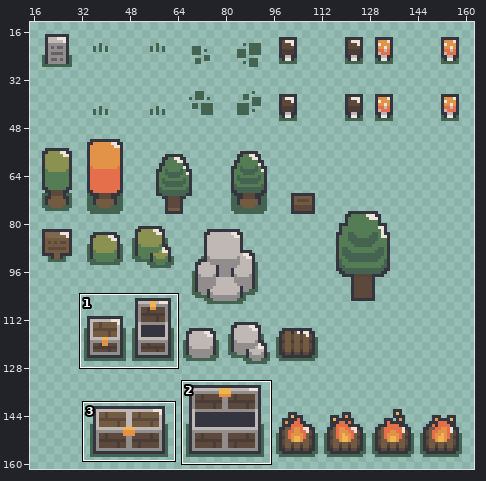
Sprite sheet: Assets/02.Sprites/Map/Forest/forestDecoration_0.png. Above: a wide view before the commit, with the close-up outlined.
Close-up. Before the commit:
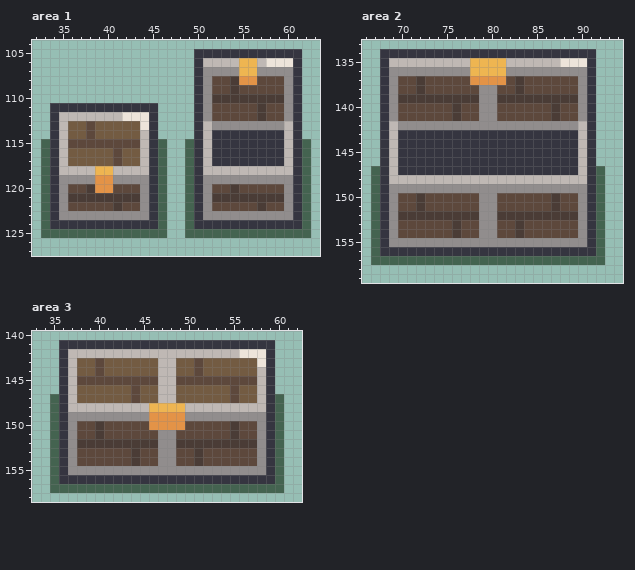
The file is 176x176 pixels. Colours within 5 levels of each other are drawn and written as one. Shown: area 1: x 32..63, y 104..127; area 2: x 66..94, y 133..159; area 3: x 33..62, y 140..158. The wide view leaves out empty margins. The commit also changed other parts of the picture, which this record leaves out.
The result:
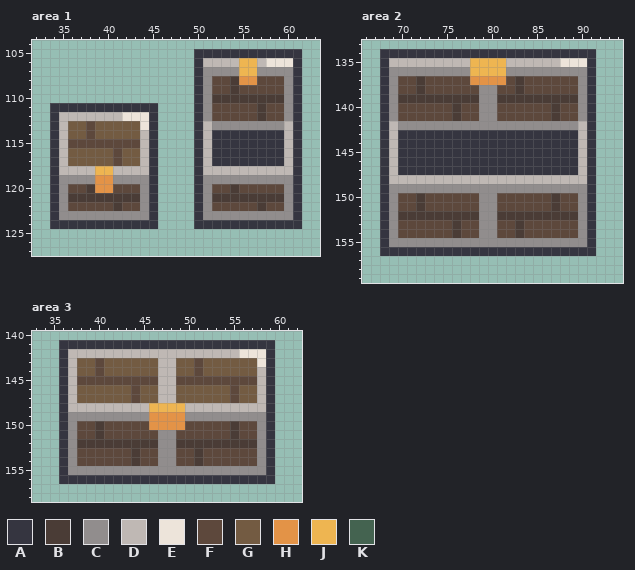
Palette (. is transparent): A #353540  B #4a3c36  C #918d8d  D #bfb8b4  E #ede4da  F #5d483c  G #735b42  H #e39347  J #eeb551  K #446350
The exact change:
Changed rows in their new state; - is an unchanged pixel.
Area 1:
first column x 33:
115 .------------.--.------------.
116 .------------.--.------------.
117 .------------.--.------------.
118 .------------.--.------------.
119 .------------.--.------------.
120 .------------.--.------------.
121 .------------.--.------------.
122 .------------.--.------------.
123 .------------.--.------------.
124 .------------.--.------------.
125 ..............--..............
Area 2:
first column x 67:
147 .------------------------.
148 .------------------------.
149 .------------------------.
150 .------------------------.
151 .------------------------.
152 .------------------------.
153 .------------------------.
154 .------------------------.
155 .------------------------.
156 .------------------------.
157 ..........................
Area 3:
first column x 35:
147 .------------------------.
148 .------------------------.
149 .------------------------.
150 .------------------------.
151 .------------------------.
152 .------------------------.
153 .------------------------.
154 .------------------------.
155 .------------------------.
156 .------------------------.
157 ..........................
Boxes around the changes in both close-ups, in picture pixels (x1, y1, x2, y2):
erased: (41, 139, 311, 238)
erased: (371, 166, 605, 265)
erased: (50, 394, 284, 493)
